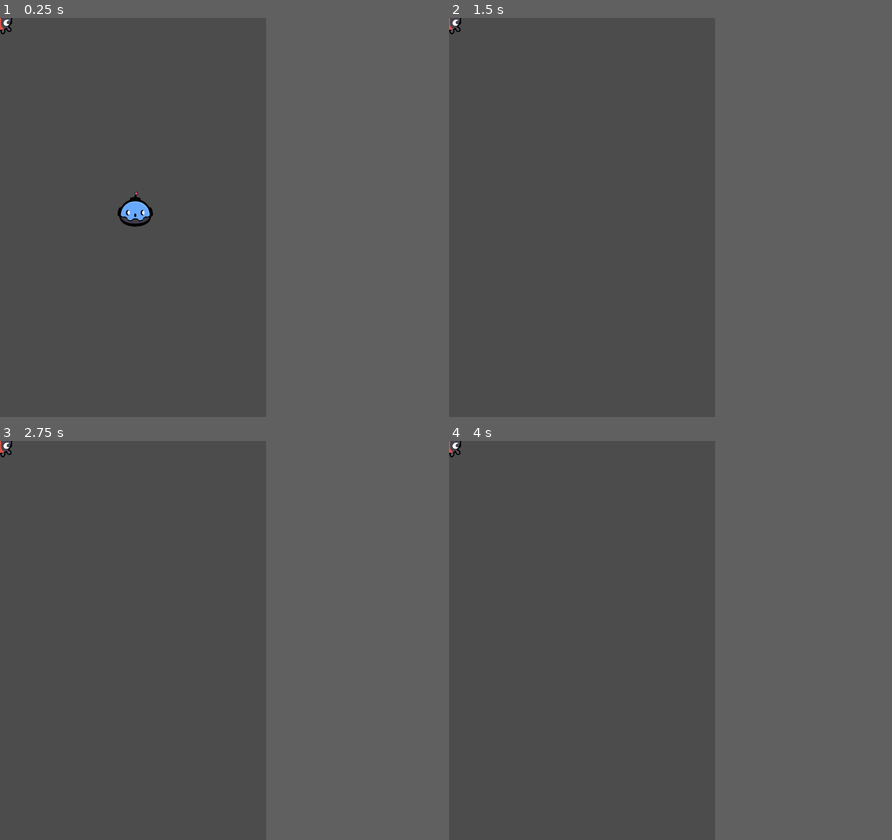
Above: before the commit, frames 1-4 (two rows, left to right).
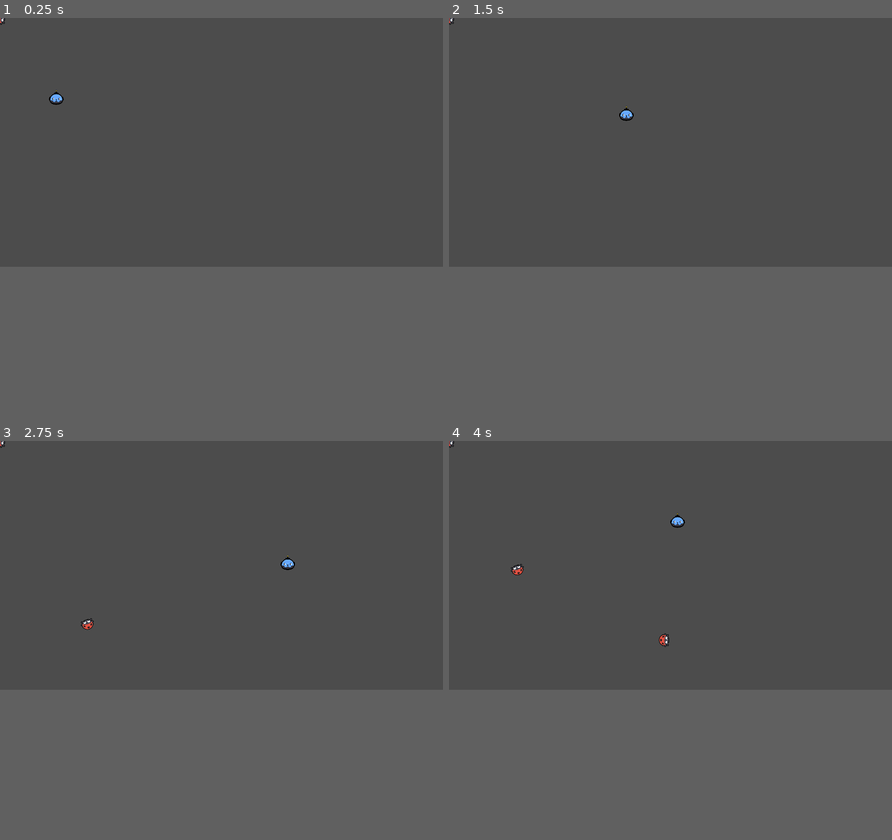
Above: after the commit, the same moments.

Repository: christiandonf/Um_game
Game: Godot game, scene res://Nodes/main.tscn
The game is run twice, just before and just after one commit, with the same random seed, the same clock (stepped at 60 frames per second) and the same inputs. This scene is started directly instead of the project's main scene.
Inputs:
- Up to frame 1 (0.25 s): no input
- Up to frame 2 (1.5 s): tap Enter at 0.5 s; hold Right (move_right) 0.53-1.28 s; hold Shift (run_button) 0.53-1.28 s; hold Down (move_down) from 1.28 s (still down); tap Shift (run_button) at 1.35 s
- Up to frame 3 (2.75 s): release Down (move_down) at 2.03 s; hold Right (move_right) from 2.03 s (still down); hold Shift (run_button) from 2.03 s (still down)
- Up to frame 4 (4 s): release Right (move_right) at 2.78 s; release Shift (run_button) at 2.78 s; hold Up (move_up) 2.78-3.53 s; tap Shift (run_button) at 2.85 s; hold Left (move_left) from 3.53 s (still down); hold Shift (run_button) from 3.53 s (still down)
In our replay, the window is 480x720 before the commit and 799x449 after it. These sizes can differ from the game's own. Grey fills any space a smaller window leaves; there, only what the larger window draws over its background counts as a difference.

The runs differ from the first frame. In frame 1, 0.5% of the frame differs, in the area x 0-35%, y 0-53%; in frame 2, 0.1%; in frame 3, 0.2%; in frame 4, 0.2%.

Commit message:
ia de patrulha e spawn muito foda
usando variaveis do tipo array, com varios vetores dentro, randomização de geração dos pontos de patrulha e de spawn com um timer de tempo

Diff:
--- a/um game/Nodes/inimigo.tscn
+++ b/um game/Nodes/inimigo.tscn
@@ -7,6 +7,8 @@
 radius = 20.0
 
 [node name="inimigo" type="KinematicBody2D"]
+collision_layer = 0
+collision_mask = 0
 script = ExtResource( 1 )
 
 [node name="Sprite" type="Sprite" parent="."]
--- a/um game/Nodes/main.tscn
+++ b/um game/Nodes/main.tscn
@@ -1,8 +1,9 @@
-[gd_scene load_steps=4 format=2]
+[gd_scene load_steps=5 format=2]
 
 [ext_resource path="res://assets/game-title.png" type="Texture" id=1]
 [ext_resource path="res://Nodes/player.tscn" type="PackedScene" id=2]
 [ext_resource path="res://Nodes/inimigo.tscn" type="PackedScene" id=3]
+[ext_resource path="res://Scripts/spawn_inimigos.gd" type="Script" id=4]
 
 [node name="main" type="Node2D"]
 
@@ -15,4 +16,8 @@
 [node name="player" parent="." instance=ExtResource( 2 )]
 position = Vector2( 244, 345 )
 
+[node name="Node" type="Node2D" parent="."]
+script = ExtResource( 4 )
+player = NodePath("../player")
+
 [node name="inimigo" parent="." instance=ExtResource( 3 )]
--- a/um game/Nodes/player.tscn
+++ b/um game/Nodes/player.tscn
@@ -44,6 +44,7 @@
 scale = Vector2( 0.5, 0.5 )
 frames = SubResource( 1 )
 animation = "move"
+frame = 1
 playing = true
 
 [node name="collision" type="CollisionShape2D" parent="."]
--- a/um game/Scripts/inimigo.gd
+++ b/um game/Scripts/inimigo.gd
@@ -4,14 +4,27 @@
 const SPEED:float = 200.0
 var target:Node2D = null
 var distance_to_player:float = 0
-var chase_range:float = 400
+var chase_range:float = 200
+var patrol_points:Array = []
+var current_patrol_point:int = 0
+var tela:Vector2 = Vector2(1920,1080)
 
-func _ready() -> void:
-	target = get_parent().get_node("player")
 
-func _physics_process(delta: float) -> void:
+func set_inimigo(player:Node2D) -> void:
+	target = player
+	patrol_points = [Vector2(rand_range(0,tela.x),rand_range(0,tela.y)),Vector2(rand_range(0,tela.x),rand_range(0,tela.y)),Vector2(rand_range(0,tela.x),rand_range(0,tela.y)),Vector2(rand_range(0,tela.x),rand_range(0,tela.y)),Vector2(rand_range(0,tela.x),rand_range(0,tela.y)),Vector2(rand_range(0,tela.x),rand_range(0,tela.y)),Vector2(rand_range(0,tela.x),rand_range(0,tela.y)),Vector2(rand_range(0,tela.x),rand_range(0,tela.y))]
+
+
+func _physics_process(_delta: float) -> void:
 	if target:
 		distance_to_player = position.distance_to(target.position)
 		if distance_to_player <= chase_range:
 			move_and_slide(position.direction_to(target.position)*SPEED)
 			look_at(target.position)
+		else:
+			var target_patrol_point:Vector2 = patrol_points[current_patrol_point]
+			var direction_to_patrol = position.direction_to(target_patrol_point)*SPEED
+			move_and_slide(direction_to_patrol)
+			look_at(target_patrol_point)
+			if position.distance_to(target_patrol_point) <= 20:
+				current_patrol_point = (current_patrol_point + (randi()%2+1))%patrol_points.size()
--- /dev/null
+++ b/um game/Scripts/spawn_inimigos.gd
@@ -0,0 +1,21 @@
+extends Node
+
+
+var inimigo = preload("res://Nodes/inimigo.tscn")
+export var player:NodePath
+var timer:Timer
+var tela:Vector2 = Vector2(1920,1080)
+
+func _ready() -> void:
+	timer = Timer.new()
+	timer.wait_time = 2.0
+	timer.autostart = true
+	add_child(timer)
+	timer.start()
+	timer.connect("timeout",self,"_on_spawn_timeout")
+
+func _on_spawn_timeout():
+	var inimigo_instancia = inimigo.instance()
+	inimigo_instancia.position = Vector2(rand_range(0,tela.x),rand_range(0,tela.y))
+	inimigo_instancia.set_inimigo(get_node(player))
+	add_child(inimigo_instancia)
--- a/um game/project.godot
+++ b/um game/project.godot
@@ -16,8 +16,8 @@
 
 [display]
 
-window/size/width=480
-window/size/height=720
+window/size/width=1920
+window/size/height=1080
 
 [gui]
 
